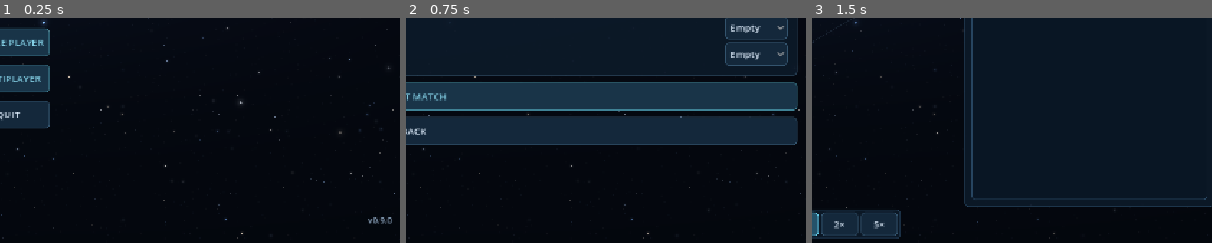
Above: before the commit, frames 1-3 (left to right).
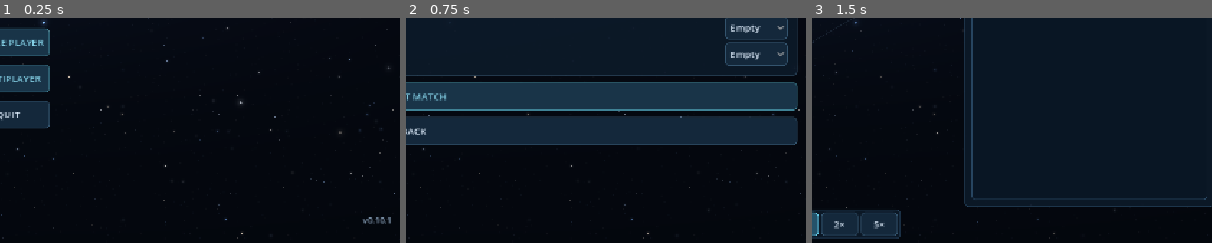
Above: after the commit, the same moments.

Repository: Allumnium/krangblade
Game: Godot game, scene res://scenes/main.tscn
Two runs of this game, one before a commit and one after it. Both use one fixed random seed, a clock stepped at 60 frames per second and the inputs below.
Inputs:
- Up to frame 1 (0.25 s): no input
- Up to frame 2 (0.75 s): click "SINGLE PLAYER" at 0.5 s
- Up to frame 3 (1.5 s): click "START MATCH" at 1.25 s
The pictures show only the part of the screen within x 49-99%, y 50-100%; the shares and areas given below are measured in that part.

The runs differ from the first frame. In frame 1, 0.1% of the frame differs, in the area x 90-98%, y 88-92%; in frame 2, nothing differs; in frame 3, nothing differs.

Commit message:
v0.10.1: Coordinate fleet deployment and circle opponents in combat
* v0.10.0: Coordinate human fleet deployment and moving fire

* v0.10.1: Circle opponents during combat and resume fleet routes

Diff:
--- a/project.godot
+++ b/project.godot
@@ -3,7 +3,7 @@
 
 [application]
 config/name="Warbound"
-config/version="0.9.0"
+config/version="0.10.1"
 run/main_scene="res://scenes/main.tscn"
 config/features=PackedStringArray("4.7", "GL Compatibility")
 config/description="A multiplayer territory-control RTS prototype."
--- a/scripts/economy_rules.gd
+++ b/scripts/economy_rules.gd
@@ -1134,12 +1134,12 @@
     ship["leg"] = _lane_progress(graph["points"], ship)
     ship["dest"] = target
 
-static func _allocate_fighters(state: Dictionary, graph: Dictionary, player: int, fleet: Array) -> void:
+static func _allocate_fighters(state: Dictionary, graph: Dictionary, player: int, fleet: Array, defer_routes: bool = false) -> void:
     var weights: Dictionary = military_policy(state, player, "fighter")
     var counts: Dictionary = _apportion(weights.keys(), weights, fleet.size())
     var actual: Dictionary = {}
     for ship in fleet:
-        var dest: int = int(ship.get("dest", -1))
+        var dest: int = int(ship.get("operation_target", ship.get("dest", -1))) if defer_routes else int(ship.get("dest", -1))
         actual[dest] = int(actual.get(dest, 0)) + 1
     var matches: bool = true
     for node in counts:
@@ -1147,6 +1147,9 @@
             matches = false
             break
     if matches:
+        if defer_routes:
+            for ship in fleet:
+                ship["operation_target"] = int(ship.get("operation_target", ship.get("dest", -1)))
         return
     var paths: Dictionary = {}
     for node in counts:
@@ -1170,7 +1173,9 @@
                     best_node = int(node)
         if best_ship.is_empty():
             return
-        if int(best_ship.get("dest", -1)) != best_node:
+        if defer_routes:
+            best_ship["operation_target"] = best_node
+        elif int(best_ship.get("dest", -1)) != best_node:
             _redirect_fighter(graph, best_ship, best_node, paths[best_node])
         counts[best_node] -= 1
         remaining.erase(best_ship)
@@ -1500,16 +1505,18 @@
                 active.append(int(ship["id"]))
     waves[player] = {"target": target, "members": active}
 
-# Shared operation records preserve identity while an objective has members.
-# Existing human quotas and AI wave orders remain the routing authority for now.
+# Operations own human deployment; quotas choose membership rather than routes.
+# Keep exact group identities first, then preserve a disappearing group's ID
+# when its members are reassigned together to another objective.
 static func _sync_operations(state: Dictionary) -> void:
     var previous: Dictionary = state.get("operations", {})
     var current: Dictionary = {}
+    var by_id: Dictionary = {}
     for ship in state["ships"]:
         if ship.get("kind", "") != "fighter":
             continue
         var owner: int = int(ship["owner"])
-        var target: int = int(ship.get("dest", -1))
+        var target: int = int(ship.get("operation_target", ship.get("dest", -1)))
         if target < 0:
             target = int(ship["at"])
         var role: String = "allocation"
@@ -1518,20 +1525,120 @@
             role = "wave" if wave.get("members", []).has(int(ship["id"])) else "reserve"
         var key: String = "%d:%s:%d" % [owner, role, target]
         if not current.has(key):
-            var old: Dictionary = previous.get(key, {})
-            var operation_id: int = int(old.get("id", 0))
-            if operation_id == 0:
-                operation_id = int(state.get("next_operation_id", 1))
-                state["next_operation_id"] = operation_id + 1
-            current[key] = {"id": operation_id, "owner": owner, "target": target, "role": role, "members": [], "moving": false, "engaged": false}
+            current[key] = {"id": 0, "owner": owner, "target": target, "role": role, "members": [], "moving": false, "engaged": false, "phase": "assigned", "deployed": []}
         var operation: Dictionary = current[key]
-        operation["members"].append(int(ship["id"]))
+        var ship_id: int = int(ship["id"])
+        by_id[ship_id] = ship
+        operation["members"].append(ship_id)
         operation["moving"] = bool(operation["moving"]) or not (ship["route"] as Array).is_empty()
         operation["engaged"] = bool(operation["engaged"]) or int(ship.get("combat_target", -1)) >= 0
-        ship["operation_id"] = int(operation["id"])
-    for operation in current.values():
+    var reused: Dictionary = {}
+    for key in current:
+        var operation: Dictionary = current[key]
         operation["members"].sort()
+        var old: Dictionary = previous.get(key, {})
+        if not old.is_empty():
+            operation["id"] = int(old["id"])
+            operation["phase"] = old.get("phase", "assigned")
+            operation["deployed"] = old.get("deployed", []).duplicate()
+            reused[int(old["id"])] = true
+    for key in current:
+        var operation: Dictionary = current[key]
+        if int(operation["id"]) == 0:
+            var best_id: int = 0
+            var best_overlap: int = 0
+            for old_key in previous:
+                var old: Dictionary = previous[old_key]
+                var candidate: int = int(old["id"])
+                if reused.has(candidate) or current.has(old_key) or old["owner"] != operation["owner"] or old["role"] != operation["role"]:
+                    continue
+                var overlap: int = 0
+                for member in operation["members"]:
+                    if old["members"].has(member):
+                        overlap += 1
+                if overlap > best_overlap:
+                    best_overlap = overlap
+                    best_id = candidate
+            if best_id == 0:
+                best_id = int(state.get("next_operation_id", 1))
+                state["next_operation_id"] = best_id + 1
+            operation["id"] = best_id
+            reused[best_id] = true
+        for member in operation["members"]:
+            by_id[member]["operation_id"] = int(operation["id"])
     state["operations"] = current
+
+static func _order_operation_ship(graph: Dictionary, ship: Dictionary, goal: int, paths: Dictionary) -> void:
+    if int(ship.get("dest", -1)) == goal:
+        return
+    if not paths.has(goal):
+        paths[goal] = _military_paths(graph, goal)
+    _redirect_fighter(graph, ship, goal, paths[goal])
+
+# A hostile-owned system is an attack objective. Other POIs retain immediate
+# allocation orders, including home defense and neutral/field assignments.
+# Reuse the AI minimum and physical rally radius as provisional defaults.
+static func _dispatch_operations(state: Dictionary, graph: Dictionary) -> void:
+    var by_id: Dictionary = {}
+    for ship in state["ships"]:
+        if ship.get("kind", "") == "fighter":
+            by_id[int(ship["id"])] = ship
+    var paths: Dictionary = {}
+    var points: Array = graph["points"]
+    for operation in state["operations"].values():
+        if operation["role"] != "allocation":
+            continue
+        var owner: int = int(operation["owner"])
+        var target: int = int(operation["target"])
+        var home: int = military_home(state, owner)
+        var attack: bool = false
+        if target >= 0 and target < (state["planets"] as Array).size():
+            var defender: int = int(state["planets"][target]["owner"])
+            attack = defender != 0 and state["teams"].get(defender, 0) != state["teams"].get(owner, 0)
+        if not attack or home < 0:
+            operation["phase"] = "assigned"
+            operation["deployed"] = []
+            for member in operation["members"]:
+                _order_operation_ship(graph, by_id[member], target, paths)
+            continue
+        var deployed: Array = []
+        for member in operation["deployed"]:
+            if operation["members"].has(member):
+                deployed.append(member)
+        if deployed.size() == 1 and int(by_id[deployed[0]].get("combat_target", -1)) < 0:
+            deployed.clear()
+        var ready: Array = []
+        for member in operation["members"]:
+            var ship: Dictionary = by_id[member]
+            if deployed.has(member):
+                _order_operation_ship(graph, ship, target, paths)
+                continue
+            _order_operation_ship(graph, ship, home, paths)
+            if int(ship["at"]) == home and (ship["route"] as Array).is_empty() and combat_position(state, graph, ship).distance_to(points[home]) <= AI_RALLY_RADIUS and int(ship.get("combat_target", -1)) < 0:
+                ready.append(member)
+        if ready.size() >= AI_WAVE_MIN:
+            for member in ready:
+                _order_operation_ship(graph, by_id[member], target, paths)
+                deployed.append(member)
+        operation["deployed"] = deployed
+        operation["phase"] = "rallying" if deployed.is_empty() else "deployed"
+
+# Local combat flight temporarily overrides lane navigation, without changing
+# its queued waypoints or teleporting back on disengagement. All maneuvers
+# use positions captured before any hull moves this tick.
+static func _maneuver_fighter(ship: Dictionary, opponent: Vector2, dt: float) -> void:
+    var position: Vector2 = ship["position"]
+    var radial: Vector2 = position - opponent
+    var radius: float = radial.length()
+    var direction: Vector2 = radial / radius if radius > EPS else Vector2.from_angle(float(int(ship["id"]) % 64) * 2.399963)
+    var budget: float = SHIP_SPEED * dt
+    var preferred_radius: float = LASER_RANGE * 0.60
+    # Move tangentially while gradually correcting distance. An angular
+    # waypoint (rather than a straight tangent) keeps the path curved.
+    var next_radius: float = move_toward(radius, preferred_radius, budget * 0.45)
+    var angle: float = minf(0.6, budget * 0.85 / maxf(preferred_radius, radius))
+    var waypoint: Vector2 = opponent + direction.rotated(angle) * next_radius
+    _navigate(ship, waypoint, budget)
 
 static func step(state: Dictionary, dt: float) -> void:
     state["elapsed"] = float(state["elapsed"]) + dt
@@ -1559,7 +1666,12 @@
             fleets[player].append(craft)
     for player in fleets:
         if not state["ai_players"].has(player):
-            _allocate_fighters(state, combat_graph, int(player), fleets[player])
+            _allocate_fighters(state, combat_graph, int(player), fleets[player], true)
+    _sync_operations(state)
+    _dispatch_operations(state, combat_graph)
+    var combat_positions: Dictionary = {}
+    for craft in state["ships"]:
+        combat_positions[int(craft["id"])] = craft["position"]
     for ship in (state["ships"] as Array).duplicate():
         var initial_position: Vector2 = ship["position"]
         if ship.get("kind", "ship") == "colony_ship":
@@ -1570,8 +1682,14 @@
             _work_ship(state, ship, teams, cache, dt)
         elif ship.get("kind", "ship") == "miner":
             _work_miner(state, ship, teams, cache, budgets, dt)
-        elif ship.get("kind", "") == "fighter" and int(ship.get("combat_target", -1)) < 0:
-            _move({"map": combat_graph}, ship, dt)
+        elif ship.get("kind", "") == "fighter":
+            var target_id: int = int(ship.get("combat_target", -1))
+            if combat_positions.has(target_id):
+                _maneuver_fighter(ship, combat_positions[target_id], dt)
+                ship["leg"] = _lane_progress(combat_graph["points"], ship)
+            else:
+                ship["combat_target"] = -1
+                _move({"map": combat_graph}, ship, dt)
         var fighter: bool = ship.get("kind", "") == "fighter"
         var idle: bool = (ship["route"] as Array).is_empty() and ship.get("mining_mode", "idle") == "idle"
         idle = idle and (int(ship.get("dest", -1)) < 0 or fighter) and int(ship.get("source", -1)) < 0
--- a/tests/economy_rules_test.gd
+++ b/tests/economy_rules_test.gd
@@ -842,7 +842,69 @@
     operation_fleet[0]["dest"] = 0
     ECON._sync_operations(operation_state)
     assert(not operation_state["operations"].has(operation_key))
-    assert(operation_fleet[0]["operation_id"] != operation_id)
+    assert(operation_fleet[0]["operation_id"] == operation_id)
     var replicated: Dictionary = bytes_to_var(var_to_bytes(operation_state))
     assert(replicated["operations"] == operation_state["operations"])
+    # Human hostile orders assemble physically; objective membership is
+    # independent of the current rally route. Neutral orders remain immediate.
+    var rally_state: Dictionary = ECON.create(ai_map, players, ids)
+    var rally_graph: Dictionary = ECON.military_graph(rally_state)
+    var rally_fleet: Array = rally_state["ships"]
+    for i in range(2):
+        rally_fleet.append({"id": 950 + i, "owner": 2, "kind": "fighter", "at": 1, "route": [], "leg": 0.0, "position": ai_map["points"][1], "dest": -1})
+    assert(ECON.set_military(rally_state, 2, "fighter", 2, 100))
+    ECON._allocate_fighters(rally_state, rally_graph, 2, rally_fleet, true)
+    ECON._sync_operations(rally_state)
+    ECON._dispatch_operations(rally_state, rally_graph)
+    var rally_key: String = "2:allocation:2"
+    assert(rally_state["operations"][rally_key]["phase"] == "rallying")
+    assert(rally_fleet[0]["dest"] == 1 and rally_fleet[1]["dest"] == 1)
+    rally_fleet.append({"id": 952, "owner": 2, "kind": "fighter", "at": 3, "route": [], "leg": 0.0, "position": ai_map["points"][3], "dest": -1})
+    ECON._allocate_fighters(rally_state, rally_graph, 2, rally_fleet, true)
+    ECON._sync_operations(rally_state)
+    ECON._dispatch_operations(rally_state, rally_graph)
+    assert(rally_state["operations"][rally_key]["deployed"].is_empty())
+    ECON._move({"map": rally_graph}, rally_fleet[2], 10.0)
+    ECON._dispatch_operations(rally_state, rally_graph)
+    assert(rally_state["operations"][rally_key]["deployed"].size() == 3)
+    for craft in rally_fleet:
+        assert(craft["dest"] == 2 and not craft["route"].is_empty())
+    rally_fleet.append({"id": 953, "owner": 2, "kind": "fighter", "at": 1, "route": [], "leg": 0.0, "position": ai_map["points"][1], "dest": -1})
+    ECON._allocate_fighters(rally_state, rally_graph, 2, rally_fleet, true)
+    ECON._sync_operations(rally_state)
+    ECON._dispatch_operations(rally_state, rally_graph)
+    assert(rally_fleet[3]["dest"] == 1)
+    assert(rally_state["operations"][rally_key]["deployed"].size() == 3)
+    var rally_id: int = int(rally_state["operations"][rally_key]["id"])
+    assert(ECON.set_military(rally_state, 2, "fighter", 3, 100))
+    ECON._allocate_fighters(rally_state, rally_graph, 2, rally_fleet, true)
+    ECON._sync_operations(rally_state)
+    ECON._dispatch_operations(rally_state, rally_graph)
+    assert(rally_state["operations"]["2:allocation:3"]["id"] == rally_id)
+    for craft in rally_fleet:
+        assert(craft["dest"] == 3)
+    # Fighters break off their lane to orbit opponents, then resume their original route.
+    var transit: Dictionary = ECON.create(ai_map, players, ids)
+    var travelling: Dictionary = {"id": 970, "owner": 2, "kind": "fighter", "at": 1, "route": [3], "leg": 400.0, "position": Vector2(400, 0), "dest": 3, "hp": 100.0}
+    var enemy: Dictionary = {"id": 971, "owner": 3, "kind": "fighter", "at": 3, "route": [], "leg": 0.0, "position": Vector2(450, 0), "dest": 3, "hp": 100.0}
+    transit["ships"] = [travelling, enemy]
+    assert(ECON.set_military(transit, 2, "fighter", 3, 100))
+    var original_route: Array = travelling["route"].duplicate()
+    for tick in range(8):
+        var before: Vector2 = travelling["position"]
+        ECON.step(transit, 0.1)
+        assert(int(travelling["combat_target"]) == 971)
+        assert(before.distance_to(travelling["position"]) <= ECON.SHIP_SPEED * 0.1 + 0.01)
+        assert(before.distance_to(travelling["position"]) > 0.01)
+        assert(travelling["route"] == original_route and int(travelling["at"]) == 1)
+    assert(float(enemy["hp"]) < 100.0)
+    assert(absf((travelling["position"] as Vector2).y) > 1.0)
+    transit["ships"].erase(enemy)
+    var disengaged_position: Vector2 = travelling["position"]
+    ECON.step(transit, 0.1)
+    assert(int(travelling["combat_target"]) == -1)
+    assert(travelling["route"] == original_route)
+    assert((travelling["position"] as Vector2).distance_to(ai_map["points"][3]) < disengaged_position.distance_to(ai_map["points"][3]))
+    assert(disengaged_position.distance_to(travelling["position"]) <= ECON.SHIP_SPEED * 0.1 + 0.01)
+    print("PASS: coordinated human rally, reinforcements, retargeting, combat circling and route resumption")
     quit(0)
Not shown, changed: AGENTS.md
Not shown, changed: THOUGHTS.md
Not shown, changed: TODO.md
